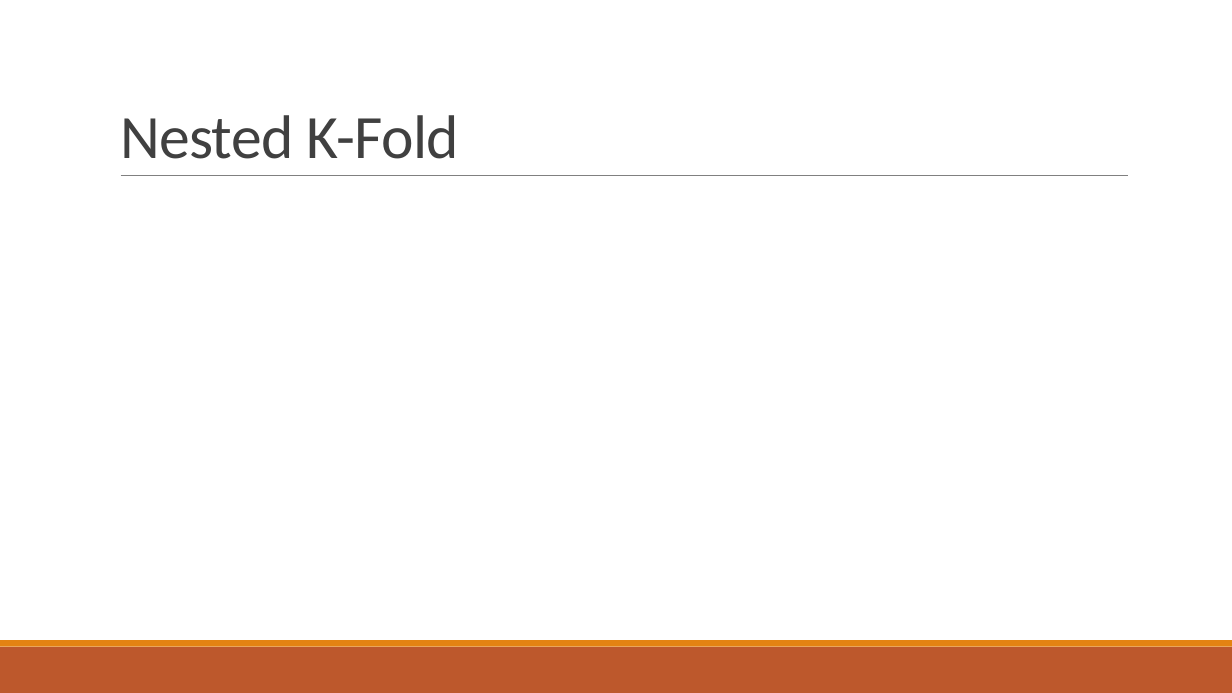
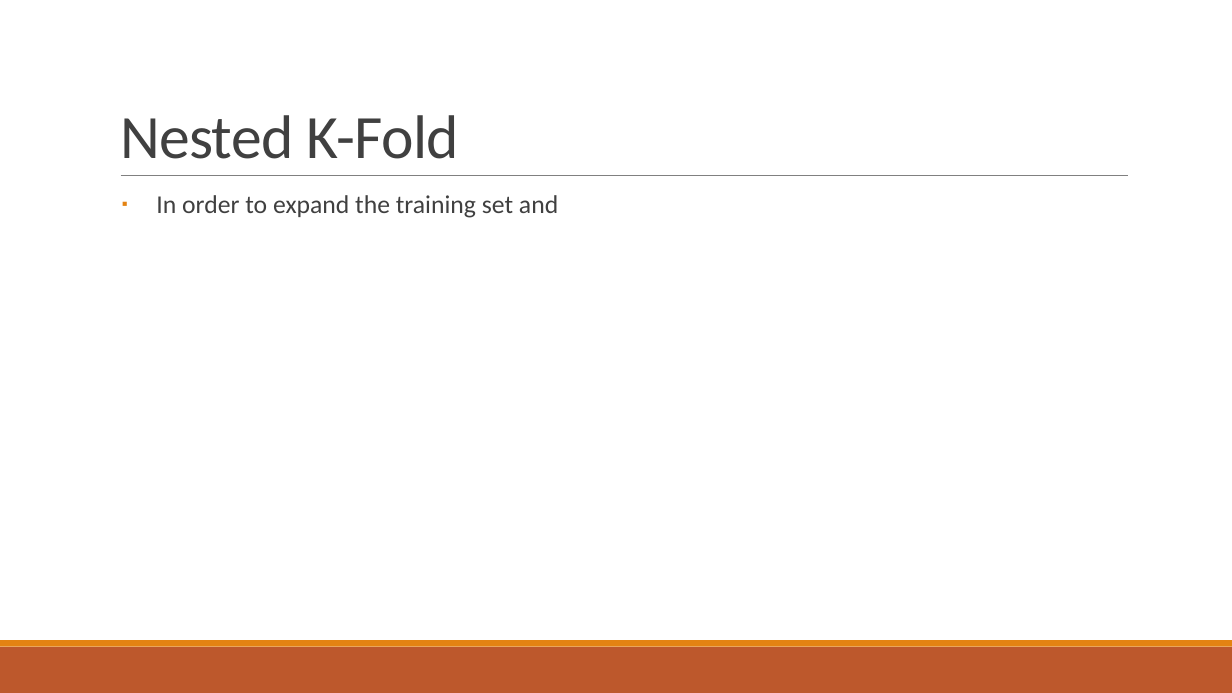
Before and after one commit to andy-j-block/lymphoma_classifier, a slide deck: slide 8 of Documents/Oscar_Presentation.pptx (slide 7 before the commit). Drawn at 1232x693 pixels with LibreOffice and Linux fonts; fonts in the diff are those of the drawing. Boxes give left, top, right and bottom in pixels: in the first picture for what was removed or moved away, otherwise in the second. Text is boxed around its words. In the diff, an @@ line names an element or a change of style, - is before the commit and + after.

```diff
--- a/Documents/Oscar_Presentation.pptx
+++ b/Documents/Oscar_Presentation.pptx
@@ text added at [156,195,558,218], 20 pt, text #404040 @@
+▪ In order to expand the training set and
```
Also in this commit, not shown: 3 other slides changed, 4 other files.
